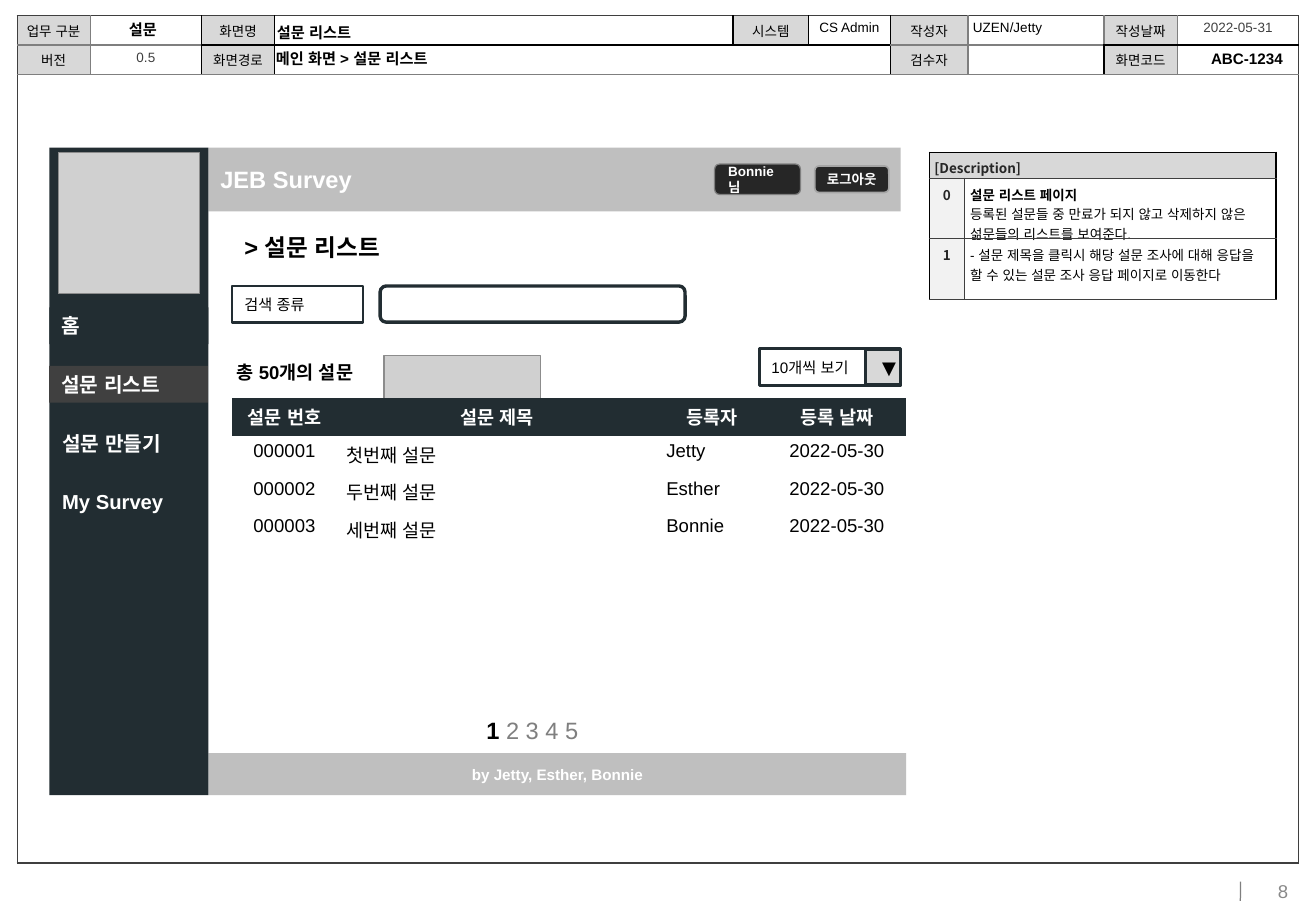
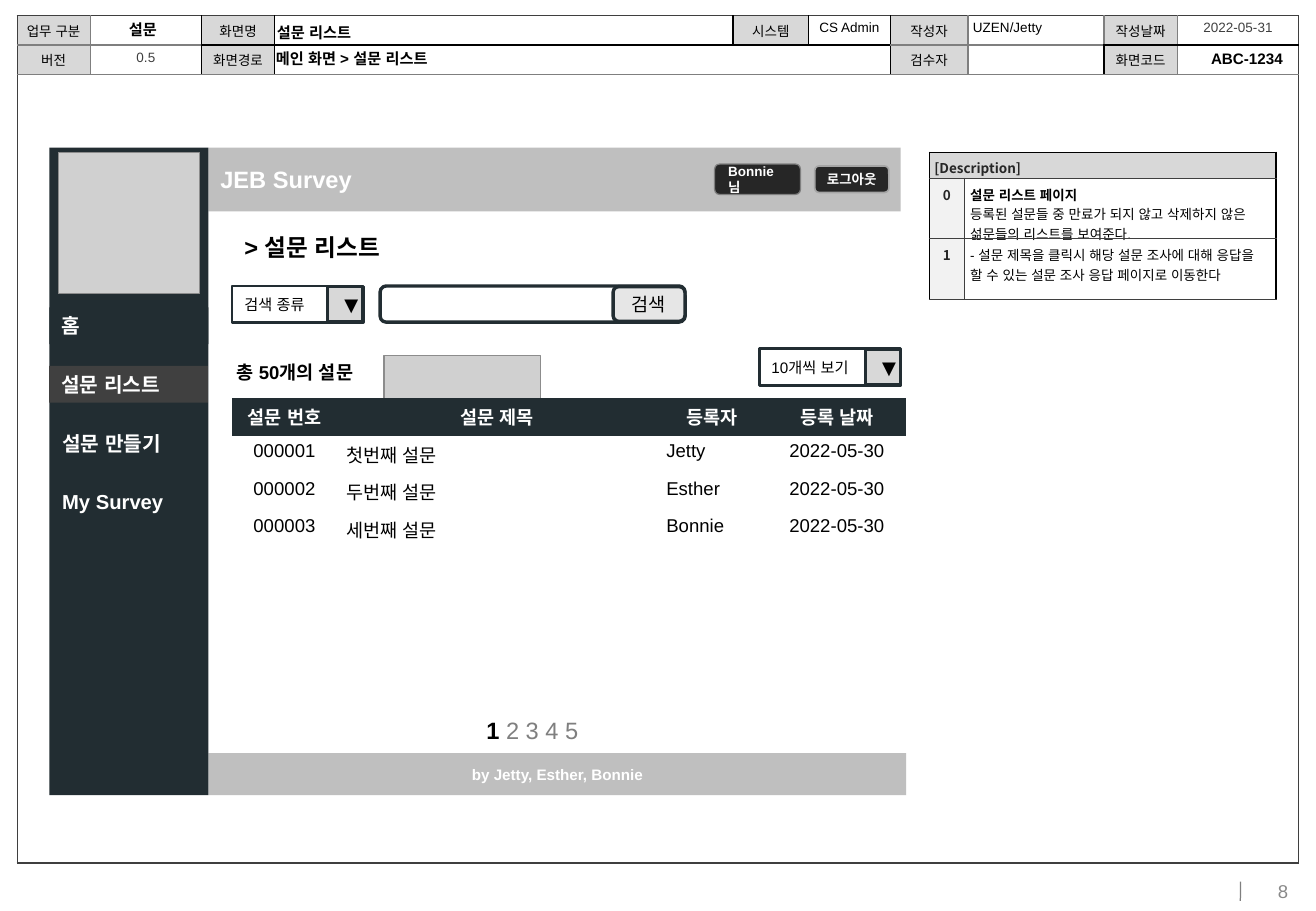
Before and after one commit to HuiEun-Lim/JEB-Survey, a slide deck: slide 8 of project_design/JEB설문_화면설계서_v1.0.pptx. Drawn at 1316x911 pixels with LibreOffice and Linux fonts; fonts in the diff are those of the drawing; grey boxes stand for pictures; background and template pictures are left out. Boxes give left, top, right and bottom in pixels: in the first picture for what was removed or moved away, otherwise in the second. Text is boxed around its words. In the diff, an @@ line names an element or a change of style, - is before the commit and + after.

Commit message:
[임희은] 화면설계서 업데이트

```diff
--- a/project_design/JEB설문_화면설계서_v1.0.pptx
+++ b/project_design/JEB설문_화면설계서_v1.0.pptx
@@ rectangle added at <box>328,287,363,322</box>, fill #D8D8D8, outline #222D32 2 pt, 14 pt, text #000000 @@
+▼
@@ rounded rectangle added at <box>614,287,685,322</box>, fill #E6E6E6, outline #222D32 2 pt, 11 pt, text #000000 @@
+검색
```
